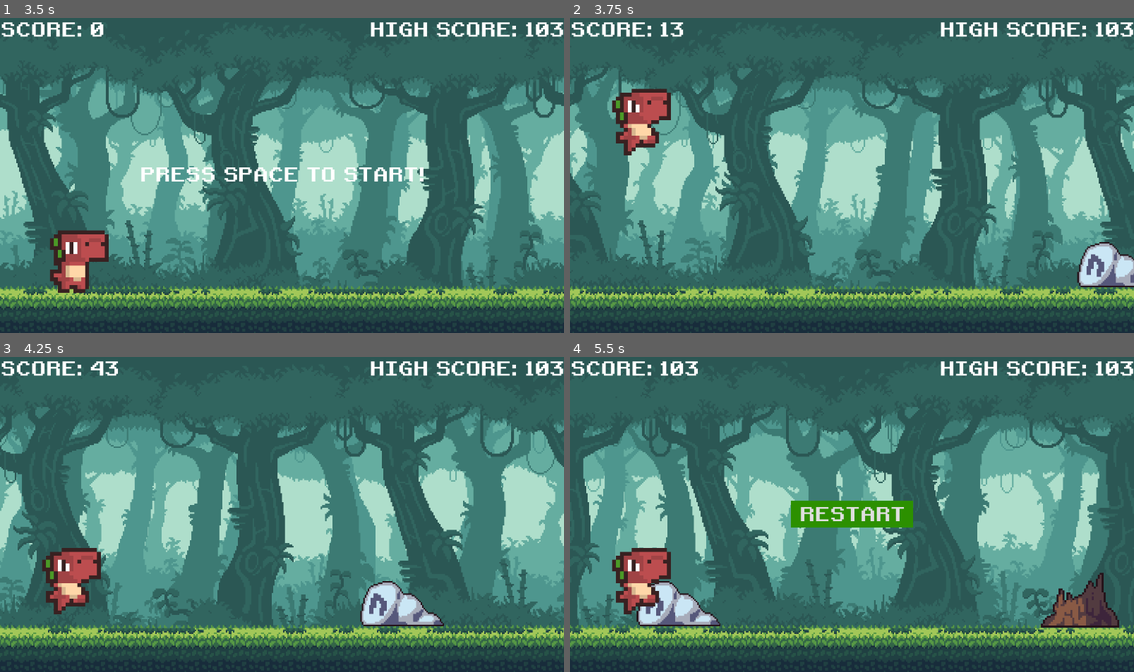
Above: before the commit, frames 1-4 (two rows, left to right).
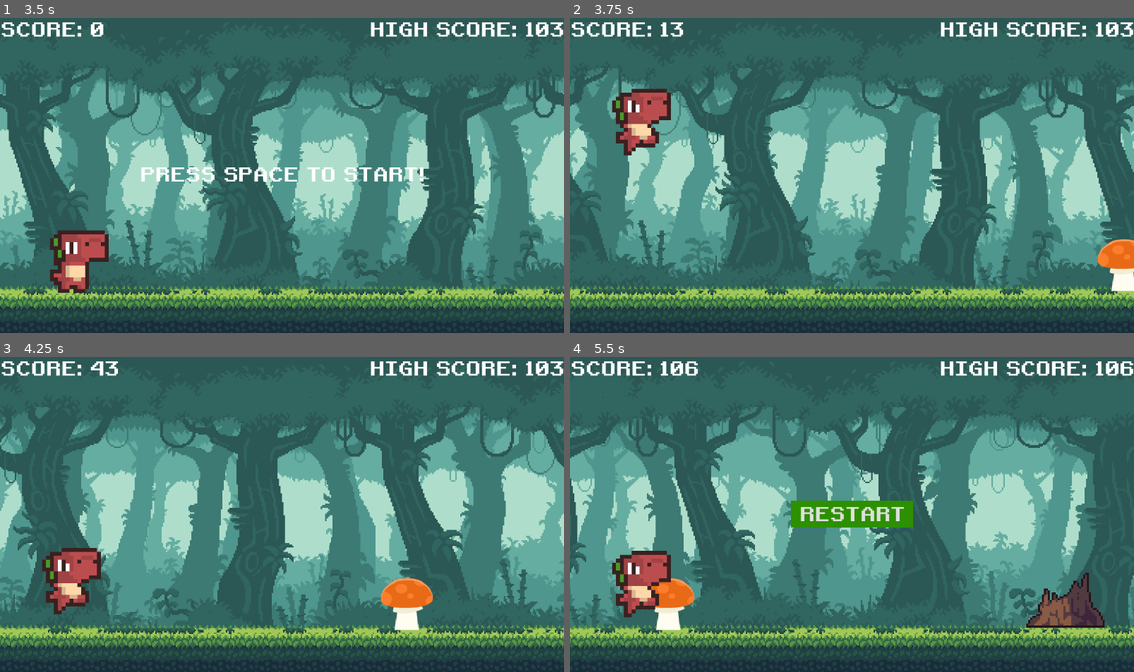
Above: after the commit, the same moments.

Repository: teachermanjeff/redplatformer2025
Game: Godot game, scene res://scenes/main.tscn
Same seed, same stepped clock (60 frames per second), same inputs: the game is played once before the commit and once after it.
Inputs:
- Up to frame 1 (3.5 s): tap Space (jump) at 0.5, 0.77, 1.52 s; hold Down (ui_down) 2.03-2.75 s; click "RESTART" at 2.75 s
- Up to frame 2 (3.75 s): tap Space (jump) at 3.5 s
- Up to frame 3 (4.25 s): tap Space (jump) at 3.77 s
- Up to frame 4 (5.5 s): tap Space (jump) at 4.52, 5.27 s; hold Down (ui_down) from 5.03 s (still down)

Frame 1 is identical in both runs. In frame 2, 1.4% of the frame differs, in the area x 89-100%, y 70-87%; in frame 3, 1.8%; in frame 4, 27%, in the area x 0-100%, y 1-93%.

Commit message:
test ones
these are just testing ones because they do not fit the level as much

Diff:
--- a/scenes/main.gd
+++ b/scenes/main.gd
@@ -2,7 +2,7 @@
 
 #preload obstacles
 var stump_scene = preload("res://scenes/stump.tscn")
-var rock_scene = preload("res://scenes/rock.tscn")
+var rock_scene = preload("res://scenes/rock2.tscn")
 var barrel_scene = preload("res://scenes/barrel.tscn")
 var bird_scene = preload("res://scenes/bird.tscn")
 var obstacle_types := [stump_scene, rock_scene, barrel_scene]
@@ -139,7 +139,7 @@
 		$HUD.get_node("HighScoreLabel").text = "HIGH SCORE: " + str(high_score / SCORE_MODIFIER)
 
 func change_map():
-	if score > 2500:
+	if score > 25000:
 		get_tree().change_scene_to_file("res://scenes/lvl2.tscn")
 
 func adjust_difficulty():
--- /dev/null
+++ b/scenes/rock2.tscn
@@ -0,0 +1,16 @@
+[gd_scene load_steps=2 format=3 uid="uid://cu72j826pir33"]
+
+[ext_resource type="Texture2D" uid="uid://268t7e5ci653" path="res://assets/next level obstacles/mushroom_red.png" id="1_hjq04"]
+
+[node name="Rock" type="Area2D"]
+
+[node name="Sprite2D" type="Sprite2D" parent="."]
+texture_filter = 1
+position = Vector2(9.5, 6)
+scale = Vector2(1.32099, 1.07071)
+texture = ExtResource("1_hjq04")
+
+[node name="CollisionPolygon2D" type="CollisionPolygon2D" parent="."]
+position = Vector2(40, 2)
+scale = Vector2(3, 3)
+polygon = PackedVector2Array(1.66667, -11.3333, -3.33333, 18.3333, -17, 18.3333, -22.3333, -12.6667)
Not shown, added: assets/next level obstacles/cactus.png.import
Not shown, added: assets/next level obstacles/mushroom_red.png.import
Not shown, added: assets/next level obstacles/spikes_top.png.import
